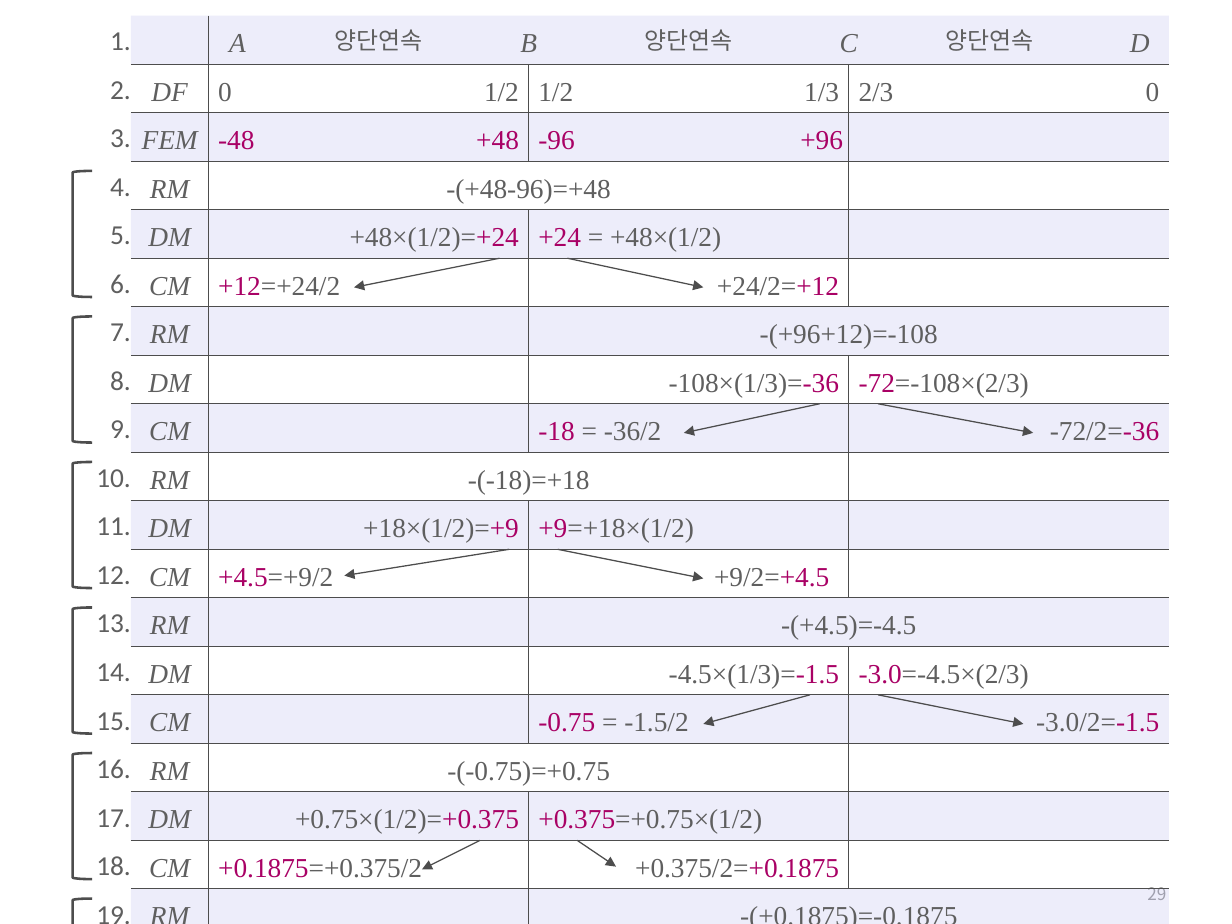
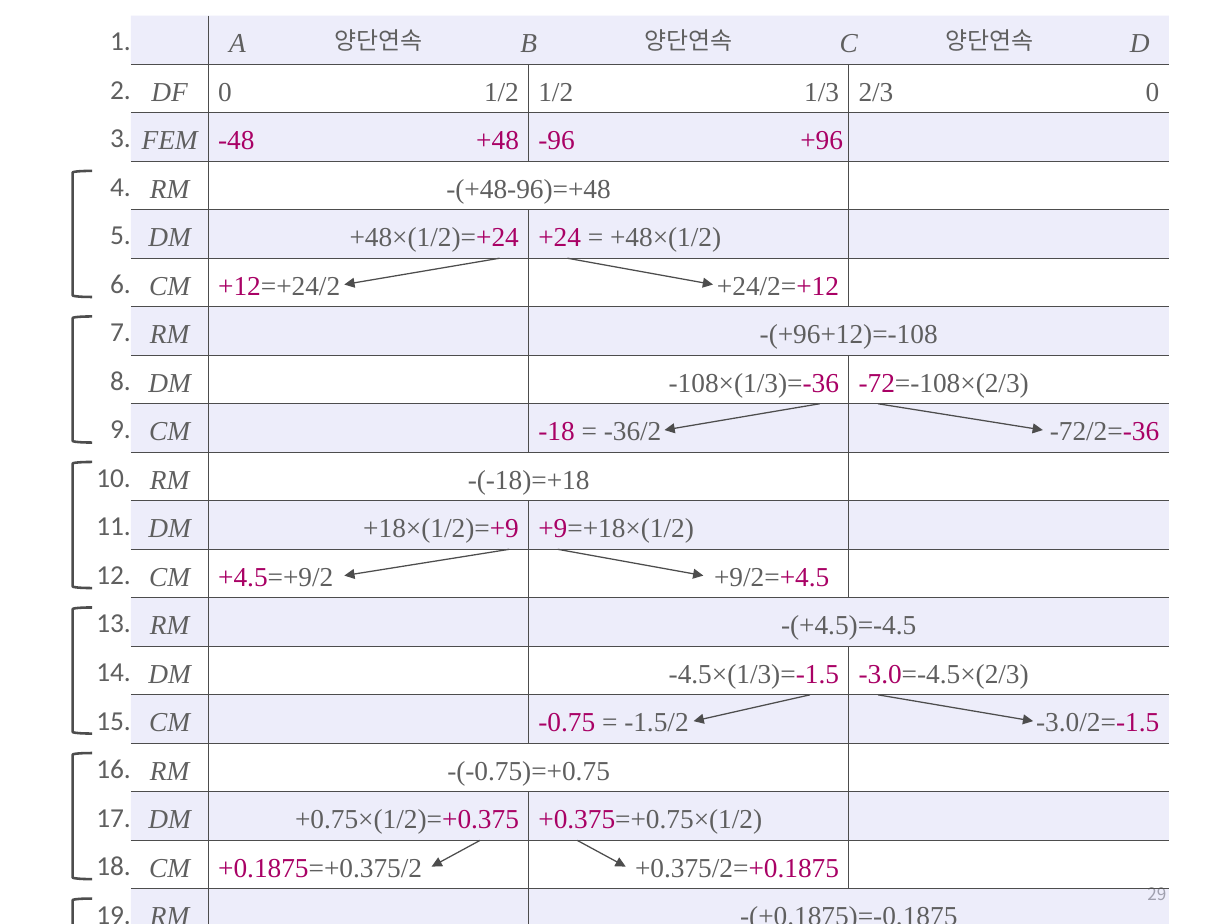
Before and after one commit to ironbell87/structural_analysis, a slide deck: slide 29 of figures.pptx. Drawn at 1232x924 pixels with LibreOffice and Linux fonts; fonts in the diff are those of the drawing. Boxes give left, top, right and bottom in pixels: in the first picture for what was removed or moved away, otherwise in the second. Text is boxed around its words. In the diff, an @@ line names an element or a change of style, - is before the commit and + after.

```diff
--- a/figures.pptx
+++ b/figures.pptx
@@ arrow moved from (500, 259) - (354, 287) to (500, 259) - (345, 285) @@
@@ arrow moved from (568, 259) - (703, 287) to (568, 259) - (713, 285) @@
@@ arrow moved from (819, 404) - (684, 432) to (819, 404) - (664, 430) @@
@@ arrow moved from (878, 404) - (1034, 432) to (878, 404) - (1042, 430) @@
@@ arrow moved from (809, 695) - (703, 724) to (809, 695) - (694, 721) @@
@@ arrow moved from (878, 695) - (1024, 724) to (878, 695) - (1034, 721) @@
@@ arrow moved from (480, 840) - (423, 870) to (480, 840) - (431, 866) @@
@@ arrow moved from (578, 840) - (616, 866) to (578, 840) - (626, 866) @@
```
Also in this commit, not shown: 6 other slides changed, 11 other files.
